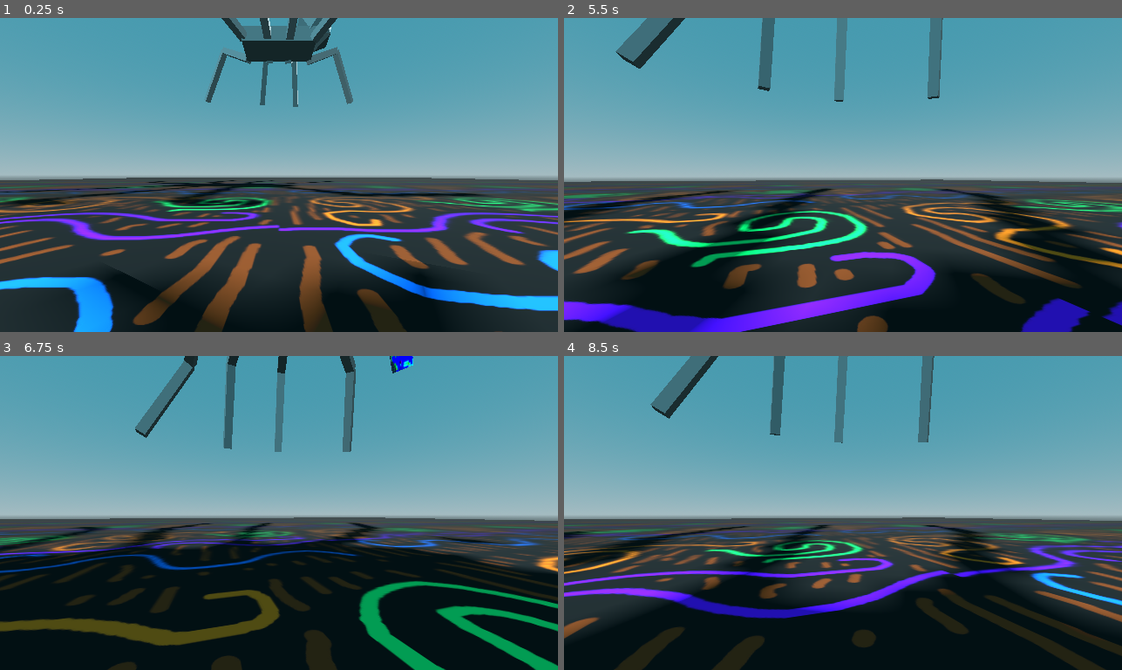
Above: before the commit, frames 1-4 (two rows, left to right).
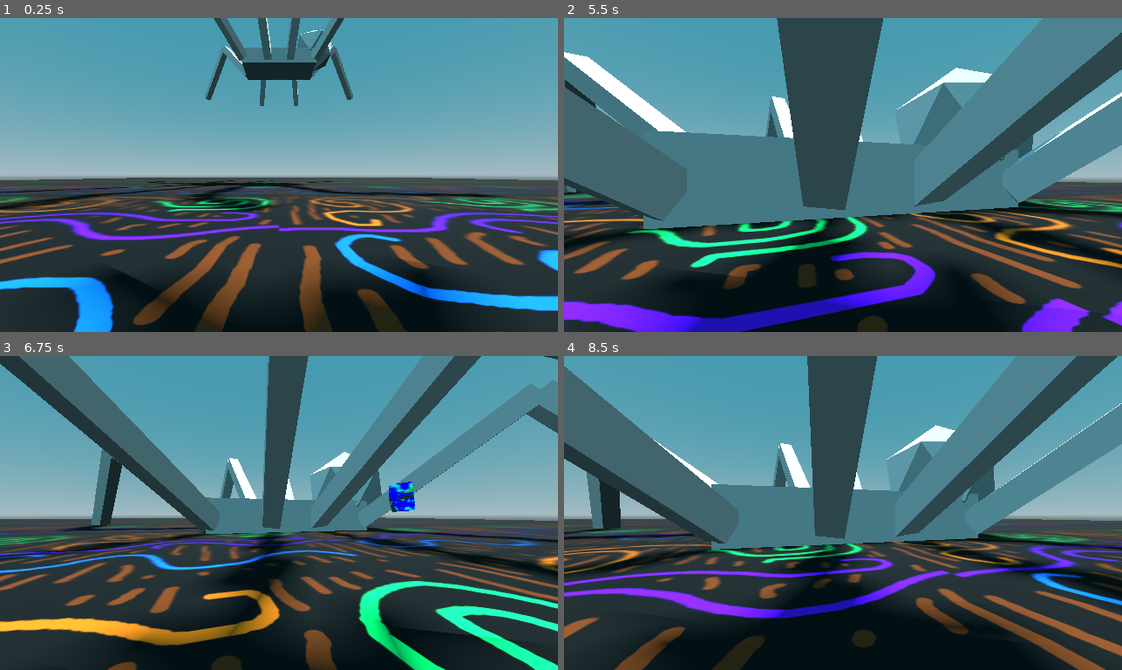
Above: after the commit, the same moments.

Repository: officialErnests/de-ai-ed
Game: Godot game, scene res://scenes/main.tscn
Same seed, same stepped clock (60 frames per second), same inputs: the game is played once before the commit and once after it.
Inputs (mouse positions are in pixels of both pictures, inside the frame that each line leads up to):
- Up to frame 1 (0.25 s): no input
- Up to frame 2 (5.5 s): tap Enter at 0.5 s; move the mouse to (870, 175) at 0.52 s; press the mouse at (870, 175) at 0.53 s; hold W (movement_forward) 0.53-1.25 s; release the mouse at (870, 175) at 1.25 s; drag from (731, 190) to (815, 237) at 1.27 s; move the mouse to (898, 105) at 2.02 s; hold D (movement_right) 2.03-2.75 s; hold Mouse wheel down (scroll_down) 2.03-2.75 s; drag from (815, 237) to (675, 127) at 2.77 s; move the mouse to (1010, 222) at 3.52 s; press the mouse at (1010, 222) at 3.53 s; hold A (movement_left) 3.53-4.25 s; release the mouse at (1010, 222) at 4.25 s; drag from (675, 127) to (759, 96) at 4.27 s; tap Space at 5 s; move the mouse to (870, 175) at 5.02 s; hold S (movement_backward) from 5.03 s (still down); hold Mouse wheel down (scroll_down) from 5.03 s (still down); click (870, 175) at 5.17 s
- Up to frame 3 (6.75 s): release S (movement_backward) at 5.75 s; release Mouse wheel down (scroll_down) at 5.75 s; drag from (195, 434) to (167, 528) at 5.77 s; move the mouse to (401, 497) at 6.52 s; press the mouse at (401, 497) at 6.53 s; hold W (movement_forward) from 6.53 s (still down)
- Up to frame 4 (8.5 s): release W (movement_forward) at 7.25 s; release the mouse at (965, 497) at 7.25 s; drag from (731, 528) to (815, 575) at 7.27 s; move the mouse to (898, 443) at 8.02 s; hold S (movement_backward) from 8.03 s (still down); hold Mouse wheel down (scroll_down) from 8.03 s (still down)

The runs differ from the first frame. In frame 1, 4.3% of the frame differs, in the area x 0-90%, y 0-62%; in frame 2, 58%, in the area x 0-100%, y 0-100%; in frame 3, 50%; in frame 4, 47%.

Commit message:
SPIDER CAN BE CONTROLLED :DD

Diff:
--- a/scenes/spider.tscn
+++ b/scenes/spider.tscn
@@ -703,12 +703,6 @@
 script = ExtResource("1_c7em6")
 
 [node name="Physical Bone Body" type="PhysicalBone3D" parent="Skeleton3D/PhysicalBoneSimulator3D" groups=["Movable"]]
-axis_lock_linear_x = true
-axis_lock_linear_y = true
-axis_lock_linear_z = true
-axis_lock_angular_x = true
-axis_lock_angular_y = true
-axis_lock_angular_z = true
 bone_name = "Body"
 
 [node name="CollisionShape3D" type="CollisionShape3D" parent="Skeleton3D/PhysicalBoneSimulator3D/Physical Bone Body"]
@@ -716,10 +710,10 @@
 shape = SubResource("BoxShape3D_5iqwl")
 
 [node name="Physical Bone Leg_FL_l" type="PhysicalBone3D" parent="Skeleton3D/PhysicalBoneSimulator3D" groups=["Movable"]]
-transform = Transform3D(0.72792345, 0.46938565, 0.4998046, 0.029961886, 0.7064692, -0.70710933, -0.6850035, 0.5296965, 0.5001918, -0.73749995, 0.33587578, -0.4874999)
+transform = Transform3D(0.72792345, 0.46938565, 0.49980453, 0.02996188, 0.7064692, -0.70710933, -0.68500346, 0.5296965, 0.5001918, -0.73749995, 0.33587578, -0.4874999)
 joint_type = 5
-joint_offset = Transform3D(1, 0, 0, 0, 1, 0, 0, 0, 1, 0.00012995578, -3.829612e-06, 0.47500002)
-body_offset = Transform3D(0.6429591, 0.76590055, -0.00016967021, -0.00027358532, 8.106232e-06, -1.0000001, -0.76590043, 0.6429591, 0.00021469593, -2.9802322e-08, 0.47500014, 1.4901161e-08)
+joint_offset = Transform3D(1, 0, 0, 0, 1, 0, 0, 0, 1, 0.00012993584, -3.831347e-06, 0.47500002)
+body_offset = Transform3D(0.6429592, 0.76590055, -0.0001696404, -0.00027355552, 8.106232e-06, -1.0000001, -0.7659005, 0.6429591, 0.00021466613, -2.9802322e-08, 0.47500014, 1.4901161e-08)
 bone_name = "Leg_FL.l"
 joint_constraints/x/linear_limit_enabled = true
 joint_constraints/x/linear_limit_upper = 0.0
@@ -1086,10 +1080,10 @@
 shape = SubResource("CapsuleShape3D_c7em6")
 
 [node name="Physical Bone Leg_MbU_l" type="PhysicalBone3D" parent="Skeleton3D/PhysicalBoneSimulator3D" groups=["Movable"]]
-transform = Transform3D(0.98275197, 0.13828163, -0.12278781, -0.011135772, 0.7070192, 0.7071067, 0.1845932, -0.6935431, 0.6963644, 0.3280421, 0.3181982, -1.2597282)
+transform = Transform3D(0.98275197, 0.13828163, -0.12278782, -0.011135772, 0.7070192, 0.7071067, 0.1845932, -0.6935431, 0.6963644, 0.3280421, 0.3181982, -1.2597282)
 joint_type = 5
-joint_offset = Transform3D(1, 0, 0, 0, 1, 0, 0, 0, 1, -2.8647417e-08, 2.3915308e-07, 0.5)
-body_offset = Transform3D(0.25881916, -0.9659257, 2.3841858e-07, 1.3411045e-07, -1.7881393e-07, -0.9999998, 0.96592593, 0.25881913, 5.075708e-08, 1.1920929e-07, 0.4999999, -5.9604645e-08)
+joint_offset = Transform3D(1, 0, 0, 0, 1, 0, 0, 0, 1, -3.224577e-08, 2.381889e-07, 0.5)
+body_offset = Transform3D(0.25881916, -0.9659257, 2.3841858e-07, 1.3411045e-07, -1.7881393e-07, -0.9999998, 0.96592593, 0.25881913, 5.820766e-08, 1.1920929e-07, 0.4999999, -5.9604645e-08)
 bone_name = "Leg_MbU.l"
 joint_constraints/x/linear_limit_enabled = true
 joint_constraints/x/linear_limit_upper = 0.0
@@ -1160,10 +1154,10 @@
 shape = SubResource("CapsuleShape3D_c7em6")
 
 [node name="Physical Bone Leg_MfL_l" type="PhysicalBone3D" parent="Skeleton3D/PhysicalBoneSimulator3D" groups=["Movable"]]
-transform = Transform3D(0.9780143, 0.16855639, 0.1227881, -0.032958146, 0.7063384, -0.70710677, -0.2059173, 0.68751365, 0.6963643, -0.20832476, 0.33587748, -0.5807731)
+transform = Transform3D(0.9780143, 0.16855639, 0.12278812, -0.032958146, 0.7063384, -0.70710677, -0.2059173, 0.68751365, 0.6963643, -0.20832476, 0.33587748, -0.5807731)
 joint_type = 5
-joint_offset = Transform3D(1, 0, 0, 0, 1, 0, 0, 0, 1, 3.569247e-07, -1.1360265e-06, 0.47500134)
-body_offset = Transform3D(0.5000003, -0.86602557, 0, 4.4703484e-08, 5.9604645e-08, -1.0000002, 0.8660254, 0.5000003, 7.4505806e-08, -1.1622906e-06, 0.47500145, 2.2351742e-07)
+joint_offset = Transform3D(1, 0, 0, 0, 1, 0, 0, 0, 1, 3.630545e-07, -1.1324876e-06, 0.47500134)
+body_offset = Transform3D(0.5000003, -0.86602557, 0, 4.4703484e-08, 5.9604645e-08, -1.0000002, 0.8660254, 0.5000003, 5.9604645e-08, -1.1622906e-06, 0.47500145, 2.2351742e-07)
 bone_name = "Leg_MfL.l"
 joint_constraints/x/linear_limit_enabled = true
 joint_constraints/x/linear_limit_upper = 0.0
@@ -1382,10 +1376,10 @@
 shape = SubResource("CapsuleShape3D_c7em6")
 
 [node name="Physical Bone Leg_FU_r" type="PhysicalBone3D" parent="Skeleton3D/PhysicalBoneSimulator3D" groups=["Movable"]]
-transform = Transform3D(-0.7090169, -0.4972879, 0.49999982, 0.002708912, 0.7071011, 0.70710725, -0.70518637, 0.50270545, -0.49999952, -1.2249994, 0.31819797, 0.97500026)
+transform = Transform3D(-0.7090169, -0.4972879, 0.49999985, 0.002708912, 0.7071011, 0.70710725, -0.70518637, 0.50270545, -0.49999952, -1.2249994, 0.31819797, 0.97500026)
 joint_type = 5
-joint_offset = Transform3D(1, 0, 0, 0, 1, 0, 0, 0, 1, 6.098564e-07, -1.2665983e-07, 0.49999994)
-body_offset = Transform3D(0.9063078, 0.42261782, -4.4703484e-08, -3.874302e-07, 8.940697e-07, -1, -0.4226179, 0.9063079, 7.4505806e-07, -4.7683716e-07, 0.49999994, 0)
+joint_offset = Transform3D(1, 0, 0, 0, 1, 0, 0, 0, 1, 5.9635136e-07, -1.3295731e-07, 0.49999994)
+body_offset = Transform3D(0.9063078, 0.42261782, -1.4901161e-08, -3.874302e-07, 8.940697e-07, -1, -0.4226179, 0.9063079, 7.4505806e-07, -4.7683716e-07, 0.49999994, 0)
 bone_name = "Leg_FU.r"
 joint_constraints/x/linear_limit_enabled = true
 joint_constraints/x/linear_limit_upper = 0.0
@@ -1456,10 +1450,10 @@
 shape = SubResource("CapsuleShape3D_c7em6")
 
 [node name="Physical Bone Leg_BL_r" type="PhysicalBone3D" parent="Skeleton3D/PhysicalBoneSimulator3D" groups=["Movable"]]
-transform = Transform3D(-0.72431505, -0.47473025, -0.49999902, 0.024957392, 0.7066661, -0.70710695, 0.6890174, -0.5246468, -0.50000083, 0.7375001, 0.33587572, 0.4874999)
+transform = Transform3D(-0.72431505, -0.47473025, -0.499999, 0.024957392, 0.7066661, -0.70710695, 0.6890174, -0.5246468, -0.5000008, 0.7375001, 0.33587572, 0.4874999)
 joint_type = 5
-joint_offset = Transform3D(1, 0, 0, 0, 1, 0, 0, 0, 1, 6.1435566e-07, 1.11353636e-07, 0.475)
-body_offset = Transform3D(0.17364812, -0.98480785, -1.1920929e-07, -1.3411045e-06, -1.4901161e-07, -1, 0.98480797, 0.17364815, -1.2516975e-06, 5.9604645e-08, 0.475, -2.9802322e-08)
+joint_offset = Transform3D(1, 0, 0, 0, 1, 0, 0, 0, 1, 6.3075487e-07, 9.987078e-08, 0.475)
+body_offset = Transform3D(0.17364812, -0.98480785, -1.4901161e-07, -1.3411045e-06, -1.4901161e-07, -1, 0.98480797, 0.17364815, -1.2814999e-06, 5.9604645e-08, 0.475, -2.9802322e-08)
 bone_name = "Leg_BL.r"
 joint_constraints/x/linear_limit_enabled = true
 joint_constraints/x/linear_limit_upper = 0.0
@@ -1530,10 +1524,10 @@
 shape = SubResource("CapsuleShape3D_c7em6")
 
 [node name="Physical Bone Leg_BU_r" type="PhysicalBone3D" parent="Skeleton3D/PhysicalBoneSimulator3D" groups=["Movable"]]
-transform = Transform3D(-0.70036596, 0.50939894, -0.5000003, 0.009444355, 0.7070445, 0.70710605, 0.7137215, 0.4905108, -0.50000083, 1.2250001, 0.3181979, 0.9750002)
+transform = Transform3D(-0.70036596, 0.50939894, -0.50000024, 0.009444355, 0.7070445, 0.70710605, 0.7137215, 0.49051082, -0.50000083, 1.2250001, 0.3181979, 0.9750002)
 joint_type = 5
-joint_offset = Transform3D(1, 0, 0, 0, 1, 0, 0, 0, 1, 9.227746e-08, 4.866811e-07, 0.50000036)
-body_offset = Transform3D(-0.6427877, -0.7660442, 9.834766e-07, -5.066395e-07, -8.6426735e-07, -0.9999999, 0.7660443, -0.6427877, 2.4586916e-07, -5.9604645e-08, 0.50000024, 1.1920929e-07)
+joint_offset = Transform3D(1, 0, 0, 0, 1, 0, 0, 0, 1, 6.944756e-08, 5.058376e-07, 0.5000003)
+body_offset = Transform3D(-0.6427877, -0.76604414, 9.834766e-07, -5.066395e-07, -8.791685e-07, -0.9999999, 0.7660443, -0.6427877, 3.054738e-07, -5.9604645e-08, 0.50000024, 1.1920929e-07)
 bone_name = "Leg_BU.r"
 joint_constraints/x/linear_limit_enabled = true
 joint_constraints/x/linear_limit_upper = 0.0
@@ -1604,10 +1598,10 @@
 shape = SubResource("CapsuleShape3D_c7em6")
 
 [node name="Physical Bone Leg_MbL_r" type="PhysicalBone3D" parent="Skeleton3D/PhysicalBoneSimulator3D" groups=["Movable"]]
-transform = Transform3D(-0.988315, -0.090314806, -0.122787565, 0.023268193, 0.7067238, -0.7071069, 0.15063912, -0.7017013, -0.6963643, 0.2083242, 0.33587572, 0.580773)
+transform = Transform3D(-0.988315, -0.090314806, -0.12278756, 0.023268193, 0.7067238, -0.7071068, 0.15063912, -0.7017013, -0.6963642, 0.2083242, 0.33587572, 0.580773)
 joint_type = 5
-joint_offset = Transform3D(1, 0, 0, 0, 1, 0, 0, 0, 1, 8.983529e-08, 3.300788e-08, 0.47500002)
-body_offset = Transform3D(-0.25881976, -0.9659256, 1.7881393e-07, -2.0861626e-07, -8.940697e-08, -0.9999999, 0.9659255, -0.2588197, -1.4901161e-07, -2.9802322e-08, 0.47499996, -7.450581e-09)
+joint_offset = Transform3D(1, 0, 0, 0, 1, 0, 0, 0, 1, 1.0033603e-07, 4.4849678e-08, 0.47499996)
+body_offset = Transform3D(-0.25881976, -0.9659256, 2.0861626e-07, -2.0861626e-07, -8.940697e-08, -1, 0.9659255, -0.2588197, -1.6391277e-07, -2.9802322e-08, 0.47499996, -7.450581e-09)
 bone_name = "Leg_MbL.r"
 joint_constraints/x/linear_limit_enabled = true
 joint_constraints/x/linear_limit_upper = 0.0
@@ -1678,10 +1672,10 @@
 shape = SubResource("CapsuleShape3D_c7em6")
 
 [node name="Physical Bone Leg_MbU_r" type="PhysicalBone3D" parent="Skeleton3D/PhysicalBoneSimulator3D" groups=["Movable"]]
-transform = Transform3D(-0.9827518, 0.1382814, -0.122789845, 0.011134148, 0.7070193, 0.70710665, 0.1845945, 0.6935431, -0.6963641, 0.32804227, 0.318198, 1.2597282)
+transform = Transform3D(-0.9827517, 0.13828138, -0.12278986, 0.011134132, 0.7070193, 0.70710665, 0.18459448, 0.6935431, -0.6963641, 0.32804227, 0.318198, 1.2597282)
 joint_type = 5
-joint_offset = Transform3D(1, 0, 0, 0, 1, 0, 0, 0, 1, -1.0589936e-06, 1.7576878e-07, 0.4999999)
-body_offset = Transform3D(-0.25881904, -0.9659258, -2.0861626e-07, 2.0861626e-06, -3.5762787e-07, -1.0000001, 0.9659257, -0.25881904, 2.1368032e-06, 0, 0.5, 0)
+joint_offset = Transform3D(1, 0, 0, 0, 1, 0, 0, 0, 1, -1.051797e-06, 1.7384042e-07, 0.49999994)
+body_offset = Transform3D(-0.25881904, -0.9659258, -2.0861626e-07, 2.0861626e-06, -3.2782555e-07, -1.0000001, 0.96592575, -0.25881907, 2.121902e-06, 0, 0.5, 0)
 bone_name = "Leg_MbU.r"
 joint_constraints/x/linear_limit_enabled = true
 joint_constraints/x/linear_limit_upper = 0.0
@@ -1826,10 +1820,10 @@
 shape = SubResource("CapsuleShape3D_c7em6")
 
 [node name="Physical Bone Leg_MfU_r" type="PhysicalBone3D" parent="Skeleton3D/PhysicalBoneSimulator3D" groups=["Movable"]]
-transform = Transform3D(-0.9850555, -0.12078359, 0.12278857, 0.0014393724, 0.70710564, 0.7071066, -0.17223135, 0.69671595, -0.6963644, -0.32804242, 0.31819814, 1.2597282)
+transform = Transform3D(-0.9850555, -0.120783575, 0.12278858, 0.0014393724, 0.70710564, 0.70710653, -0.17223135, 0.6967159, -0.69636446, -0.32804242, 0.31819814, 1.2597282)
 joint_type = 5
-joint_offset = Transform3D(1, 0, 0, 0, 1, 0, 0, 0, 1, 3.4645245e-07, 2.8312172e-07, 0.50000006)
-body_offset = Transform3D(-1.4305115e-06, -0.9999997, 5.662441e-07, -7.748604e-07, -6.2584877e-07, -0.9999999, 1, -1.4007092e-06, -6.92904e-07, 0, 0.5, 0)
+joint_offset = Transform3D(1, 0, 0, 0, 1, 0, 0, 0, 1, 3.5017766e-07, 2.3841817e-07, 0.50000006)
+body_offset = Transform3D(-1.4305115e-06, -0.99999976, 4.7683716e-07, -7.748604e-07, -5.9604645e-07, -0.9999999, 1, -1.4007092e-06, -7.003546e-07, 0, 0.5, 0)
 bone_name = "Leg_MfU.r"
 joint_constraints/x/linear_limit_enabled = true
 joint_constraints/x/linear_limit_upper = 0.0
--- a/scripts/spiders_skeleton.gd
+++ b/scripts/spiders_skeleton.gd
@@ -33,13 +33,21 @@
 			upper_legs_right_arr.append(upper_legs_arr[i])
 
 func _physics_process(delta: float) -> void:
-	var s = 1
+	var a = 0
+	var b = 0
+	var s = 0
 
-	for i in range(base_legs_left_arr.size()):
-		var upper_leg = base_legs_left_arr[i]
-		var basiscs = upper_leg.transform.basis
-		var nb_transform = upper_leg.transform.rotated(upper_leg.transform.basis.x, PI / 2.0)
-		upper_leg.angular_velocity = (nb_transform.basis.get_euler() - basiscs.get_euler()) * delta * 30 * s
+	for base_leg in base_leg_arr:
+		base_leg.angular_velocity += base_leg.transform.basis.x * delta * 400 * a
+
+	for base_leg in base_legs_left_arr:
+		base_leg.angular_velocity += base_leg.transform.basis.y * delta * 800 * b
+
+	for base_leg in base_legs_right_arr:
+		base_leg.angular_velocity += base_leg.transform.basis.y * delta * 800 * -b
+
+	for upper_leg in upper_legs_arr:
+		upper_leg.angular_velocity += upper_leg.transform.basis.x * delta * 400 * s
 	# for upper_leg in upper_legs_arr:
 	# 	upper_leg.angular_velocity += upper_leg.transform.basis.get_euler(1) * delta * 20
 	# for base_leg in base_legs_left_arr:
